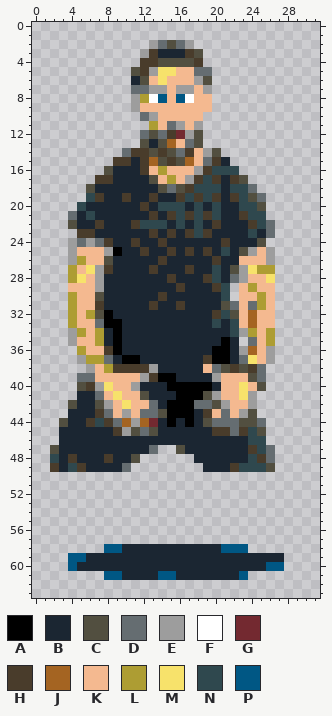
Pixel-art sprite, stored at scenes/enemies/shia.png. Above: the version before the commit.
The file is 32x64 pixels.
Palette (. is transparent): A #000000  B #1b2632  C #524f40  D #656d71  E #9d9d9d  F #ffffff  G #732930  H #493c2b  J #a46422  K #f4b990  L #ad9d33  M #f7e26b  N #2f484e  P #005784
Pixels before, first column x 2:
 2 ...........EDCDE..........
 3 ..........EHBBBHC.........
 4 ..........HHCCCCH.........
 5 .........CHEMMKKDD........
 6 .........BCKMKKKEC........
 7 .........DDEEKEEKE........
 8 .........ELFPKPFKK........
 9 .........EKKKKKKKK........
10 ..........DEKKKKK.........
11 ...........LKDEKE.........
12 ..........DCDHGEC.........
13 ..........CBCJKDC.........
14 ........DHHCHCDHKEC.......
15 .......HHBHJCHCJKDHB......
16 ......CBBBHKLKKKEHNNN.....
17 .....HHBBBBCKLKEHNHBHC....
18 ....CBBBBBBBCDCHNNNBNND...
19 ....NHBBHBBHBBHNHNHBHNCD..
20 ...NBBBBBBHBNNNBNBNBBNNC..
21 ..DBNBBBBBBHBHNHNHNBBHNN..
22 ..CBBHBBBHNNNBNBNBHBBBHND.
23 ...HHBBBBBBHBHBHNHBBBBNBD.
24 ..EDEDHBBHBBHBBBBBBHBBBC..
25 ..EKKKEABBHBBHBHBHBNBCEKE.
26 ..ELKKCBBBBBHBBBBBHBBKKKE.
27 ..LKMEHBBBBHBBBHBBNBCEMLL.
28 ..LMKEBBBBBBBHBBBHNBDEKKM.
29 ..KKKEBBBBBBBBHBBBHN.KLKK.
30 ..LKKCBBBBBBHBBBBBBN.KKLK.
31 ..LKKHBBBBBHBBHBBBBCDKDLK.
32 ..LKLCABBBBBBBBBBBHNCKJKK.
33 ..LKKDAABBBBBBBBBBNBNKJKK.
34 ..ELKLBABBBBBBBBBBBBNELKL.
35 ..EKKLBABBBBBBBBBBBAB.DKL.
36 ...LKKHABBBBBBBBBBAABEJKE.
37 ...ELLDBAABBBBBBBHAABDMKE.
38 ....EKLHHHHEBBBBBKDCHCHD..
39 ...DDKKKKKEHAABBBBEKKKCD..
40 ...CHEMKKEBBBAAAAABKKMKC..
41 ...BBDKMKKCBBBAAACEKKME...
42 ..CBBCEKMKKDBAAADDCEKKE...
43 ..BBBHDKEKDDCAAABHKDKEC...
44 .CBBHNHDJEJGBABABCDDDCCD..
45 .BBBBBBHECDCBBBBBBHHDHNC..
46 .BBBBBBBBBBBBBBBBBBBBBNN..
47 CBBBBBBBBBBD..CBBBBBBBHND.
48 NBHBBBHBBC......BBBBBBNHD.
49 HBNHBBBBD........BBBHNNNC.
50 ..........................
51 ..........................
52 ..........................
53 ..........................
54 ..........................
55 ..........................
56 ..........................
57 ..........................
58 ......PPBBBBBBBBBBBPPP....
59 ..PPBBBBBBBBBBBBBBBBBBBBBB
60 ..PBBBBBBBBBBBBBBBBBBBBBPP
61 ......PPBBBBPPBBBBBBBP....
New version:
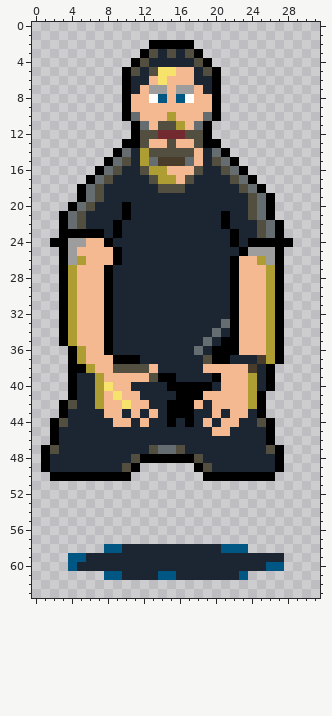
Change:
Changed rows in their new state; - is an unchanged pixel.
first column x 1:
 2 ------------AAAAA-----------
 3 -----------AC-C-CA----------
 4 ----------ACBBBBBCA---------
 5 ---------A-BC----BCA--------
 6 ---------A-B-----BBA--------
 7 ---------ABK------BA--------
 8 ---------AKK-------A--------
 9 ---------AK--------A--------
10 ---------ADKK-L---DA--------
11 ----------ADKCCL-DA---------
12 ----------AC-GG-C-A---------
13 ---------AA-KKC-K-AA--------
14 --------A-BL-C-CC-BDA-------
15 -------ADC-LDH-HD-BCDA------
16 ------ADC--CL----CBBCDA-----
17 -----ADC-----L--CBBB-CDA----
18 ----ADC-------C-BBBB-BC-A---
19 ----ADC--B--B--BBBBB-BB--A--
20 ---ADC---A-B-BBB-B-B--BCDA--
21 --A-CB---A--B-BBBBBBA-BCDA--
22 --ADC-B-A-BBBB-B-B-BA--BC-A-
23 --AAAAA-A---B-B-BBB--A-BC-A-
24 -AA-EKKA--B--B------BA-AAAAA
25 --A----K---B--B-B-B-B-A-E-A-
26 --A----KA----B-----B-A--L-A-
27 --A--KKA----B---B--B-AKKK-A-
28 --A-K-KA------B---BB-AK--LA-
29 --AL--KA-------B---BBA-K-LA-
30 --A---KA-----B------BA--KLA-
31 --A---KA----B--B----BA-KKLA-
32 --A--KK------------BBA-K-LA-
33 --A---K-B----------BDA-K-LA-
34 --ALK-KAB----------D-AKK--A-
35 --AL--KAB---------D--AKK--A-
36 ---A---AB--------D---AKK-LA-
37 ---ALKKKA---------C---BBHLA-
38 ---AAL-KCCCCK------KKKK-BA--
39 ---ABBL----KC------A---LBA--
40 ---ABBL---B-----------KLBA--
41 ---A--L----B------KK--KLA---
42 --A---LK----B----KBKK--LA---
43 --A---BK-B-BKB----B-B-KBA---
44 -A---BBBKKBKB-----KBKKBBCA--
45 -A------BBBBB------KKBBBBA--
46 -A---------------------BBA--
47 A-----------CDD--------BBCA-
48 AB-B---B---AAAAAAC-----BBBA-
49 AB-BB----CA------AC--BBBBBA-
50 -AAAAAAAAA--------AAAAAAAA--
